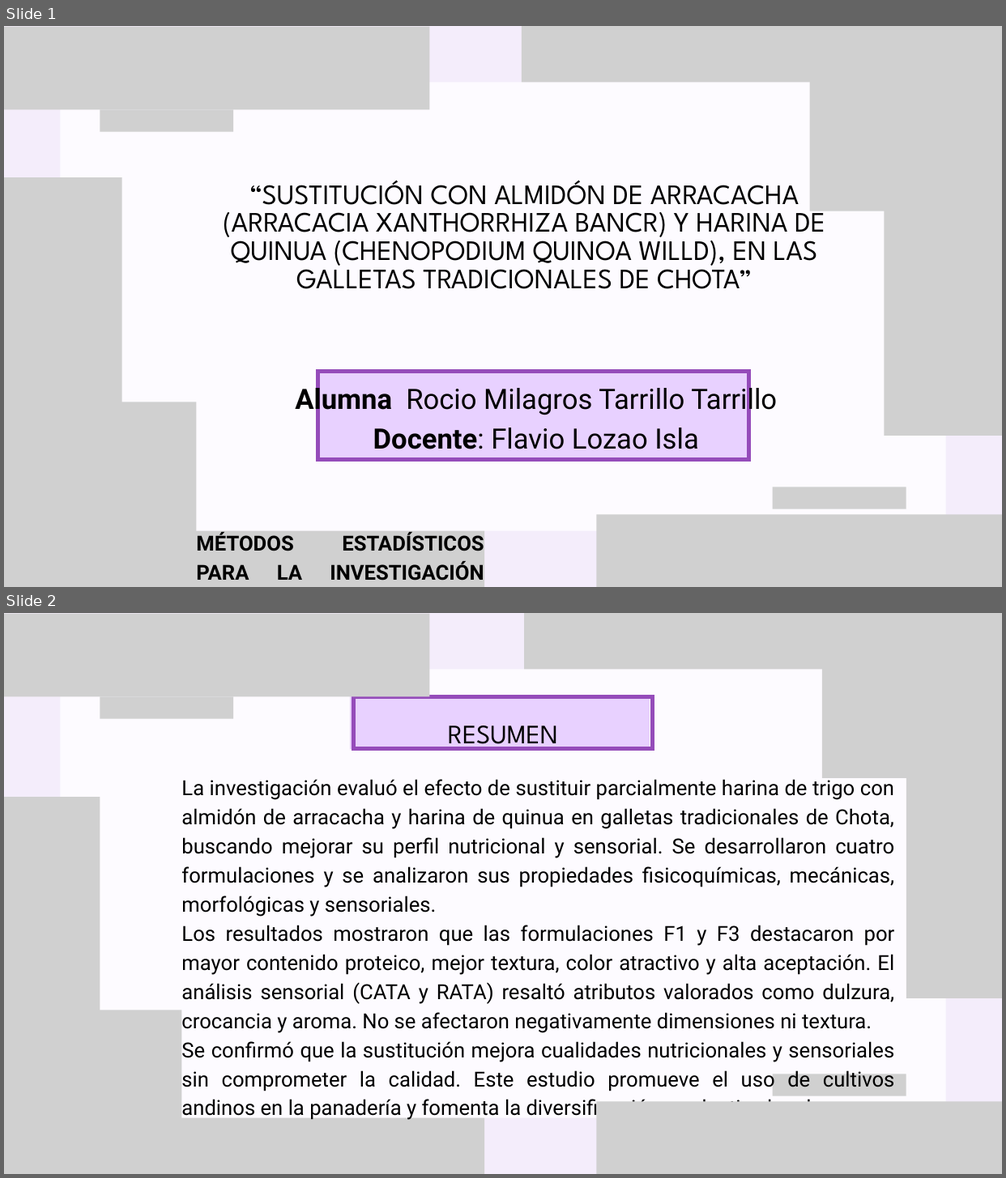
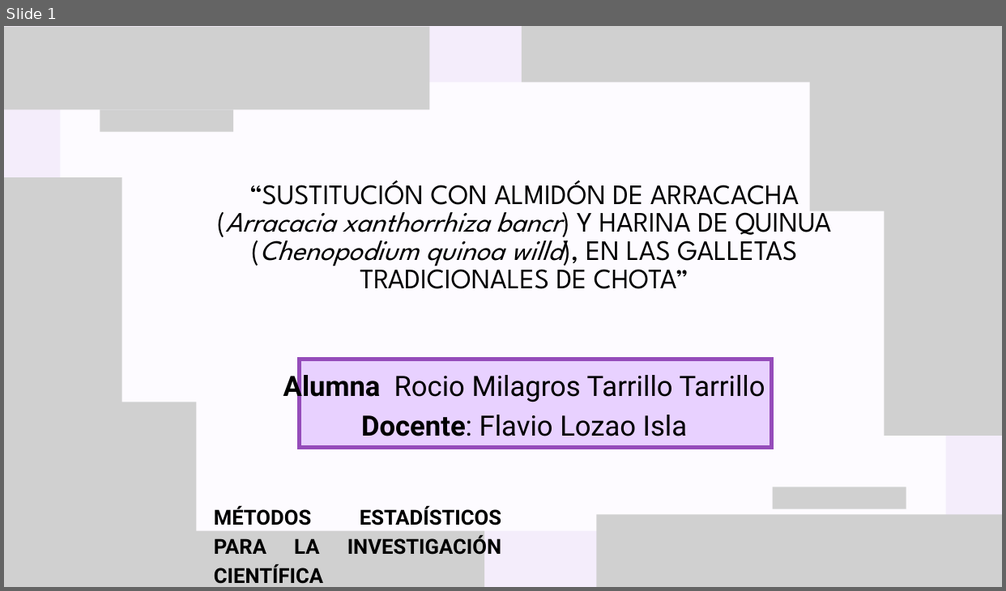
Before and after one commit to Rociom570/Datos-Unidad-II, a slide deck: Tarea II.pptx. Shown one above the other, each under a label of ours: slides 1 and 2 before the commit, slide 1 after it. The pictures are 1006x1178 and 1006x591 pixels, drawn with LibreOffice and Linux fonts; fonts in the diff are those of the drawing; grey boxes stand for pictures. Boxes give left, top, right and bottom in pixels: in the first picture for what was removed or moved away, otherwise in the second. Text is boxed around its words. In the diff, an @@ line names an element or a change of style, - is before the commit and + after.

```diff
--- a/Tarea II.pptx
+++ b/Tarea II.pptx
@@ slide 2 removed at box(4, 613, 1002, 1174), background #F4EDFB @@
@@ picture removed at box(4, 614, 429, 696) @@
@@ picture removed at box(524, 613, 909, 743) @@
@@ picture removed at box(822, 613, 1002, 778) @@
@@ freeform shape removed at box(60, 669, 945, 1118) @@
@@ picture removed at box(100, 696, 233, 719) @@
@@ freeform shape removed at box(351, 696, 649, 749) @@
@@ freeform shape removed at box(353, 696, 652, 749) @@
@@ text removed at box(448, 726, 558, 752) @@
-RESUMEN
@@ picture removed at box(906, 757, 1002, 999) @@
@@ text removed at box(181, 777, 895, 1092) @@
-La investigación evaluó el efecto de sustituir parcialmente harina de trigo con almidón de arracacha y harina de quinua en galletas tradicionales de Chota, buscando mejorar su perfil nutricional y sensorial. Se desarrollaron cuatro formulaciones y se analizaron sus propiedades fisicoquímicas, mecánicas, morfológicas y sensoriales.
-Los resultados mostraron que las formulaciones F1 y F3 destacaron por mayor contenido proteico, mejor textura, color atractivo y alta aceptación. El análisis sensorial (CATA y RATA) resaltó atributos valorados como dulzura, crocancia y aroma. No se afectaron negativamente dimensiones ni textura.
-Se confirmó que la sustitución mejora cualidades nutricionales y sensoriales sin comprometer la calidad. Este estudio promueve el uso de cultivos andinos en la panadería y fomenta la diversificación productiva local.
@@ picture removed at box(4, 797, 100, 1038) @@
@@ picture removed at box(4, 1011, 182, 1174) @@
@@ picture removed at box(100, 1046, 484, 1174) @@
@@ picture removed at box(773, 1074, 906, 1096) @@
@@ picture removed at box(596, 1102, 1002, 1174) @@
@@ slide 1 changed as well @@
@@ text at box(225, 180, 831, 289): text changed @@
-“SUSTITUCIÓN CON ALMIDÓN DE ARRACACHA (ARRACACIA XANTHORRHIZA BANCR) Y HARINA DE QUINUA (CHENOPODIUM QUINOA WILLD), EN LAS GALLETAS TRADICIONALES DE CHOTA”
+“SUSTITUCIÓN CON ALMIDÓN DE ARRACACHA (Arracacia xanthorrhiza bancr) Y HARINA DE QUINUA (Chenopodium quinoa willd), EN LAS GALLETAS TRADICIONALES DE CHOTA”
@@ text "Alumna Rocio Milagros Tarrillo Tarrillo": place and size @@
-text "Alumna Rocio Milagros Tarrillo Tarrillo" at box(295, 384, 777, 450)
+text "Alumna Rocio Milagros Tarrillo Tarrillo" at box(283, 370, 765, 437)
@@ freeform shape: place and size @@
-freeform shape at box(317, 371, 748, 459)
+freeform shape at box(300, 359, 771, 448)
@@ freeform shape: place and size @@
-freeform shape at box(317, 371, 748, 459)
+freeform shape at box(301, 359, 774, 448)
@@ text "MÉTODOS ESTADÍSTICOS PARA LA INVESTIGACIÓN ..." rewrapped from box(196, 532, 484, 581) to box(214, 506, 501, 560) @@
```
Also in this commit, not shown: 5 other slides changed, 6 slides added, 3 other slides removed, 4 other files.
